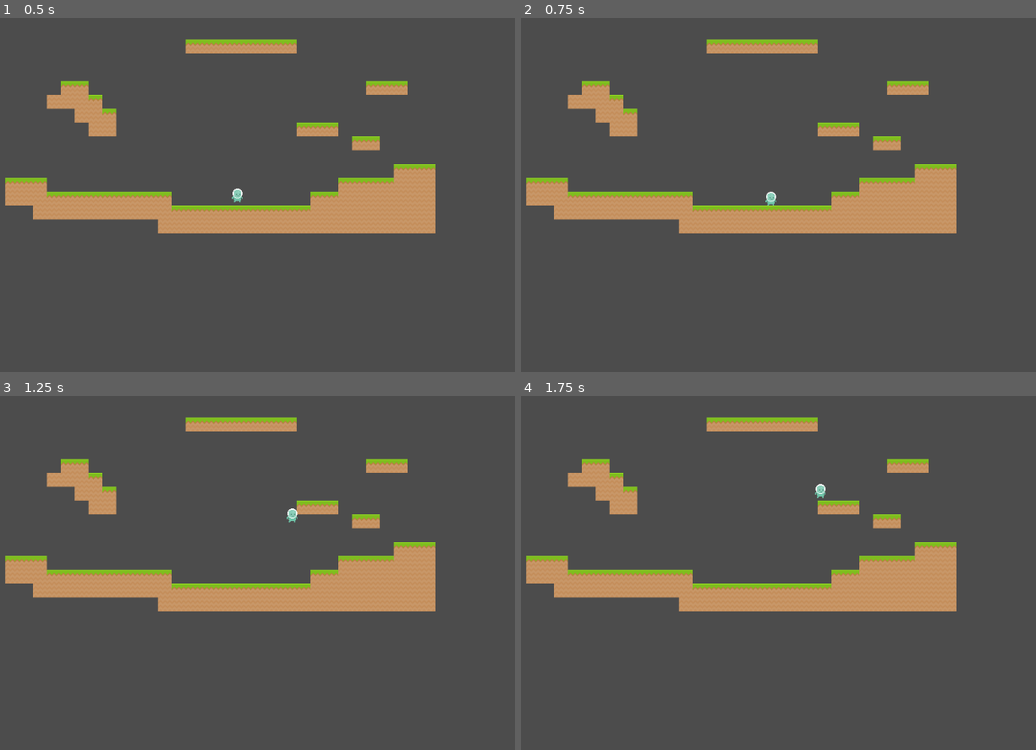
Above: before the commit, frames 1-4 (two rows, left to right).
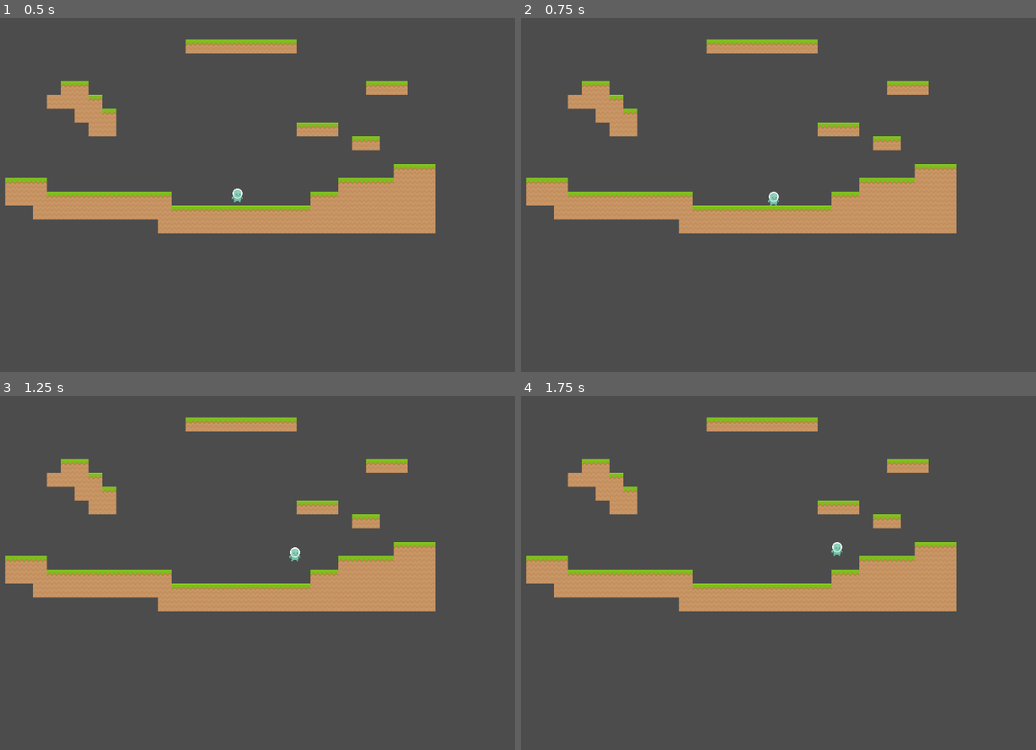
Above: after the commit, the same moments.

Repository: ItsSeaJay/montblanc-platinum
Game: Godot game, scene res://Main.tscn
The game is run twice, just before and just after one commit, with the same random seed, the same clock (stepped at 60 frames per second) and the same inputs.
Inputs:
- Up to frame 1 (0.5 s): no input
- Up to frame 2 (0.75 s): hold Right (ui_right) from 0.53 s (still down)
- Up to frame 3 (1.25 s): keep holding Right (ui_right); tap Space (ui_select) at 0.77 s
- Up to frame 4 (1.75 s): keep holding Right (ui_right); tap Space (ui_select) at 1.52 s

Frame 1 is identical in both runs. In frame 2, less than 0.1% of the frame differs, in the area x 47-51%, y 48-53%; in frame 3, 0.1%; in frame 4, 0.1%, in the area x 56-63%, y 24-46%.

Commit message:
Allow the player to cancel their jump through new finite state

Diff:
--- a/player/Player.gd
+++ b/player/Player.gd
@@ -3,23 +3,23 @@
 enum State {
 	STATE_GROUNDED,
 	STATE_JUMP,
+	STATE_JUMP_CANCEL,
 	STATE_FALL,
 }
 
-export (int) var jump_height_min = 32
-export (int) var jump_height_max = 128
+export (int) var jump_height = 128
 export (int) var jump_ascend_distance = 128
 export (int) var jump_descend_distance = 64
 
 export (int) var run_speed = 128
-export (int) var acceleration = 1024
-export (int) var friction = 1024
+export (int) var acceleration = 2048
+export (int) var friction = 2048
 
 var jump_duration = 2
-var jump_speed = -get_jump_speed(jump_height_max, run_speed, jump_ascend_distance)
-var jump_gravity_min = -get_gravity(jump_height_min, run_speed, jump_ascend_distance)
-var jump_gravity_max = -get_gravity(jump_height_max, run_speed, jump_ascend_distance)
-var fall_gravity = -get_gravity(jump_height_max, run_speed, jump_descend_distance)
+var jump_speed = -get_jump_speed(jump_height, run_speed, jump_ascend_distance)
+var jump_gravity_min = -get_gravity(jump_height / 4, run_speed, jump_ascend_distance / 4)
+var jump_gravity_max = -get_gravity(jump_height, run_speed, jump_ascend_distance)
+var fall_gravity = -get_gravity(jump_height, run_speed, jump_descend_distance)
 
 var velocity = Vector2()
 var jumping = false
@@ -66,6 +66,24 @@
 			if velocity.y >= 0:
 				state = State.STATE_FALL
 
+			if jump_cancel:
+				state = State.STATE_JUMP_CANCEL
+
+			if is_on_floor():
+				state = State.STATE_GROUNDED
+		State.STATE_JUMP_CANCEL:
+			if right:
+				velocity.x = Global.approach(velocity.x, run_speed, acceleration * delta)
+			elif left:
+				velocity.x = Global.approach(velocity.x, -run_speed, acceleration * delta)
+			else:
+				velocity.x = Global.approach(velocity.x, 0, friction * delta)
+
+			velocity.y += jump_gravity_min * delta
+
+			if velocity.y >= 0:
+				state = State.STATE_FALL
+
 			if is_on_floor():
 				state = State.STATE_GROUNDED
 		State.STATE_FALL:
